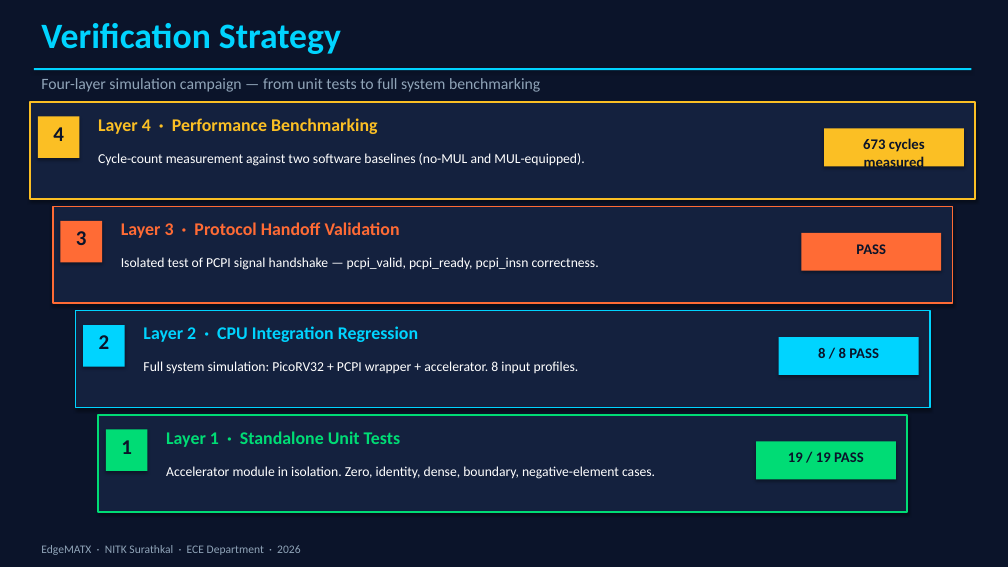
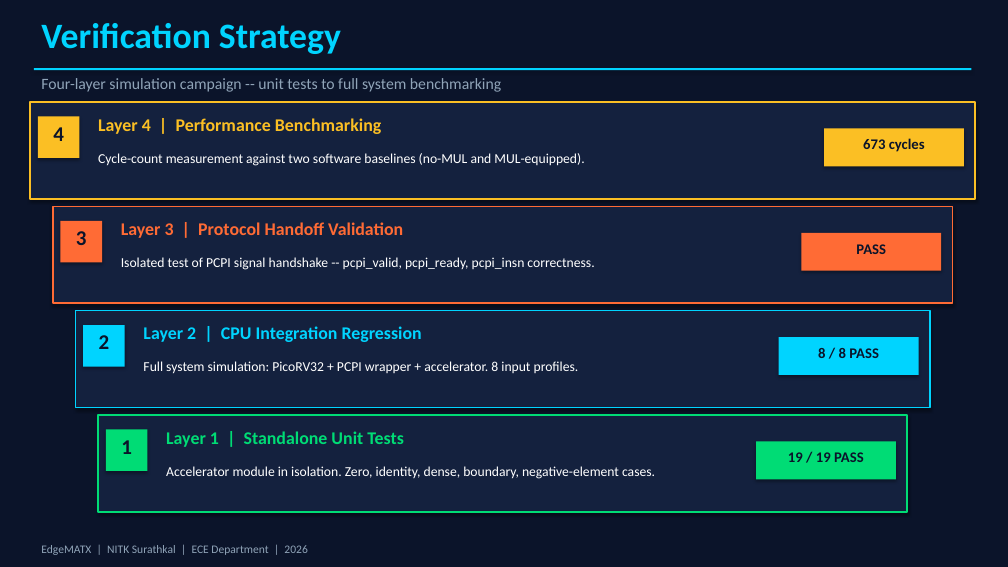
Before and after one commit to Quicksilver008/TinyML-Accelerator, a slide deck: slide 10 of docs/major/EdgeMATX_presentation.pptx (slide 8 before the commit). Drawn at 1008x567 pixels with LibreOffice and Linux fonts; fonts in the diff are those of the drawing. Boxes give left, top, right and bottom in pixels: in the first picture for what was removed or moved away, otherwise in the second. Text is boxed around its words. In the diff, an @@ line names an element or a change of style, - is before the commit and + after.

Commit message:
rename report to midsem, add EdgeMATX slides, update firmware.hex

```diff
--- a/docs/major/EdgeMATX_presentation.pptx
+++ b/docs/major/EdgeMATX_presentation.pptx
@@ text at (41, 78, 501, 92): text changed @@
-Four-layer simulation campaign — from unit tests to full system benchmarking
+Four-layer simulation campaign -- unit tests to full system benchmarking
@@ text at (98, 118, 381, 134): text changed @@
-Layer 4 · Performance Benchmarking
+Layer 4 | Performance Benchmarking
@@ text at (863, 138, 925, 152): text changed @@
-673 cycles measured
+673 cycles
@@ text at (121, 222, 403, 238): text changed @@
-Layer 3 · Protocol Handoff Validation
+Layer 3 | Protocol Handoff Validation
@@ text at (121, 257, 594, 270): text changed @@
-Isolated test of PCPI signal handshake — pcpi_valid, pcpi_ready, pcpi_insn correctness.
+Isolated test of PCPI signal handshake -- pcpi_valid, pcpi_ready, pcpi_insn correctness.
@@ text at (143, 326, 422, 342): text changed @@
-Layer 2 · CPU Integration Regression
+Layer 2 | CPU Integration Regression
@@ text at (166, 431, 404, 447): text changed @@
-Layer 1 · Standalone Unit Tests
+Layer 1 | Standalone Unit Tests
@@ text at (41, 545, 307, 555): text changed @@
-EdgeMATX · NITK Surathkal · ECE Department · 2026
+EdgeMATX | NITK Surathkal | ECE Department | 2026
```
Also in this commit, not shown: 14 other slides changed, 2 slides added, 6 other files.
